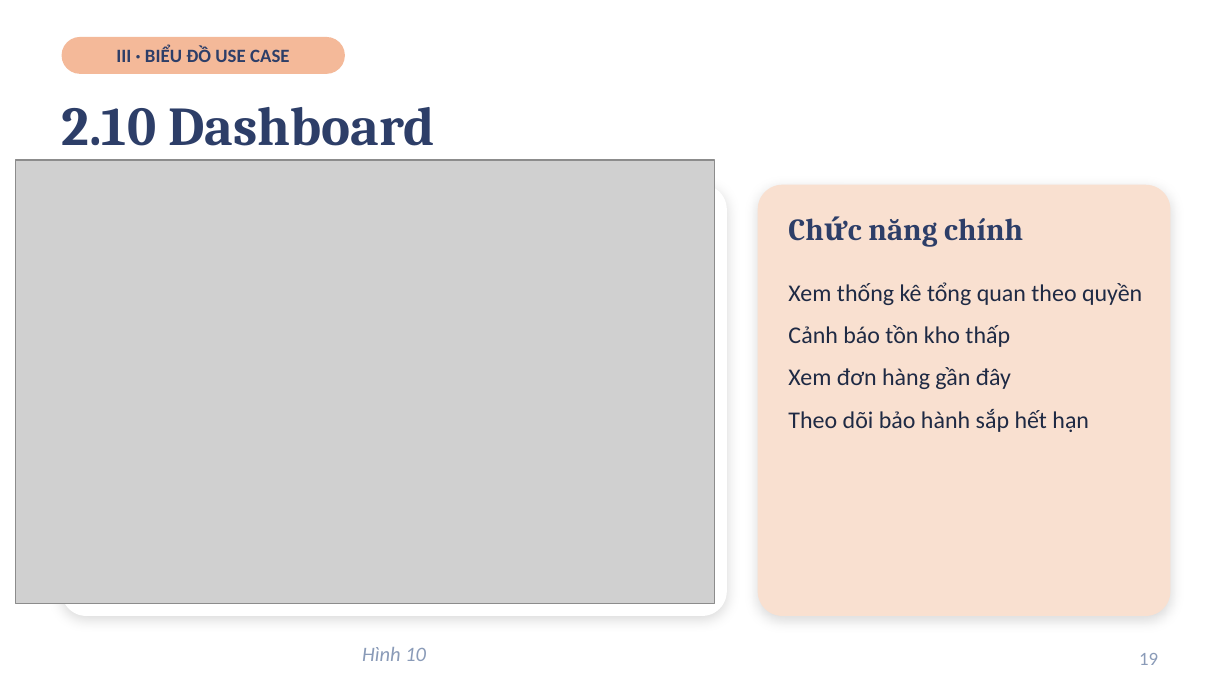
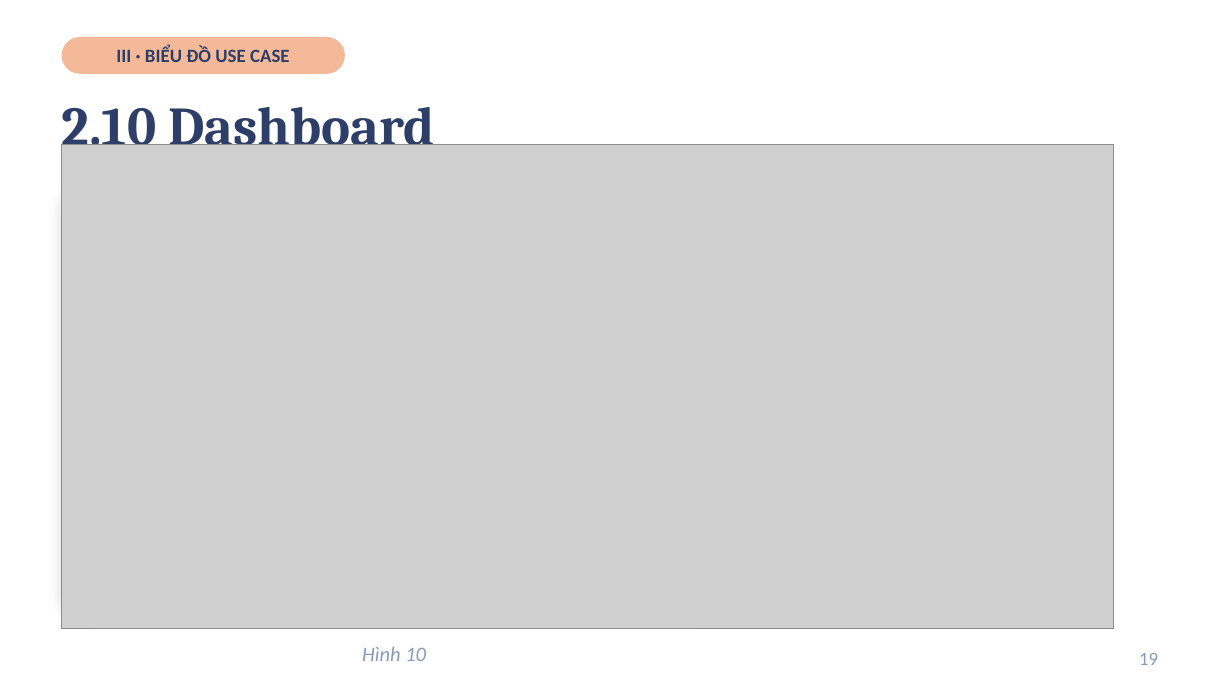
Before and after one commit to tqlong1003/SPS-System, a slide deck: slide 19 of Slide_Khoa_Luan.pptx. Drawn at 1232x693 pixels with LibreOffice and Linux fonts; fonts in the diff are those of the drawing; grey boxes stand for pictures. Boxes give left, top, right and bottom in pixels: in the first picture for what was removed or moved away, otherwise in the second. Text is boxed around its words. In the diff, an @@ line names an element or a change of style, - is before the commit and + after.

```diff
--- a/Slide_Khoa_Luan.pptx
+++ b/Slide_Khoa_Luan.pptx
@@ picture: place and size @@
-picture at bbox=[16, 160, 715, 604]
+picture at bbox=[62, 144, 1114, 628]
@@ rounded rectangle removed at bbox=[758, 185, 1170, 616] @@
@@ text removed at bbox=[868, 218, 1023, 247] @@
-Chức năng chính
@@ text removed at bbox=[788, 282, 1142, 432] @@
-Xem thống kê tổng quan theo quyền
-Cảnh báo tồn kho thấp
-Xem đơn hàng gần đây
-Theo dõi bảo hành sắp hết hạn
```
Also in this commit, not shown: 12 other slides changed, 1 other file.
